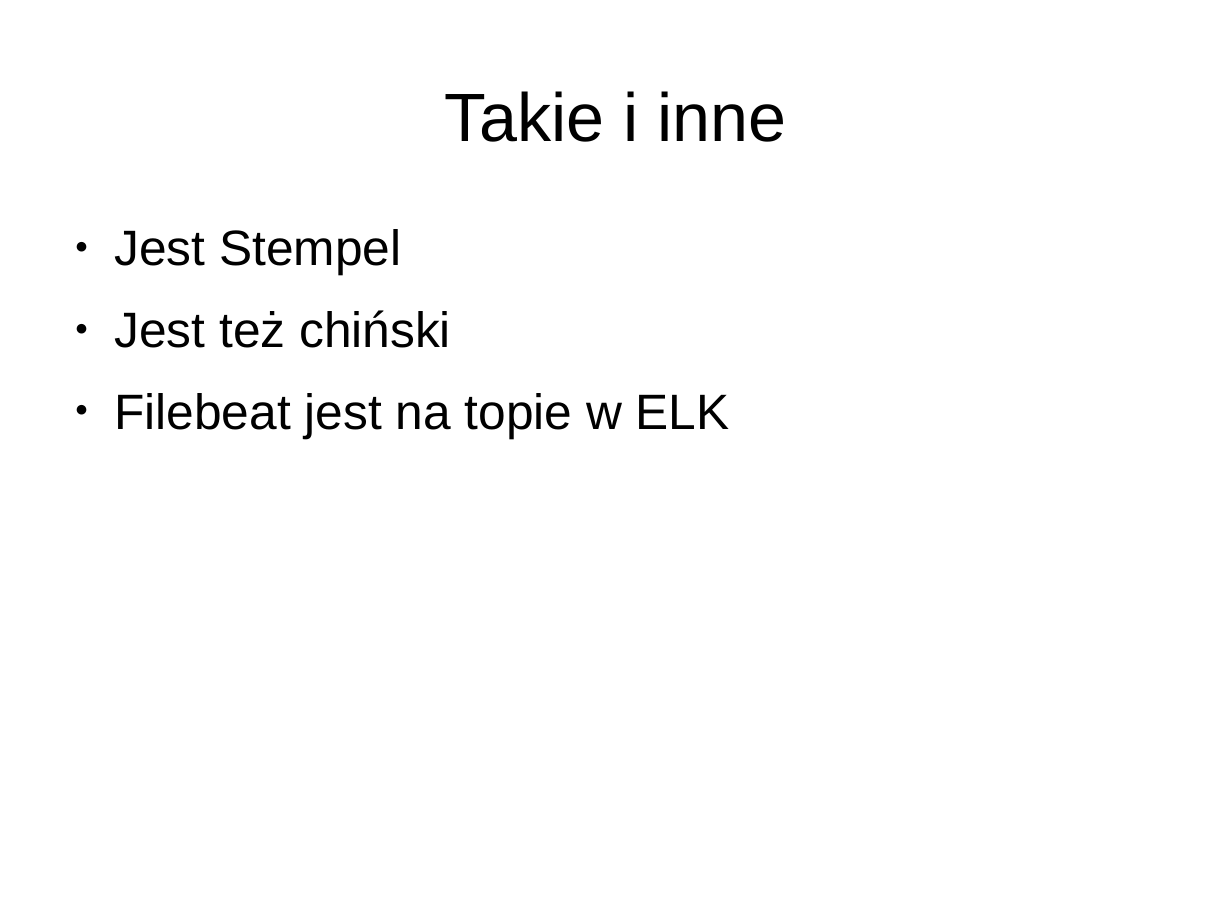
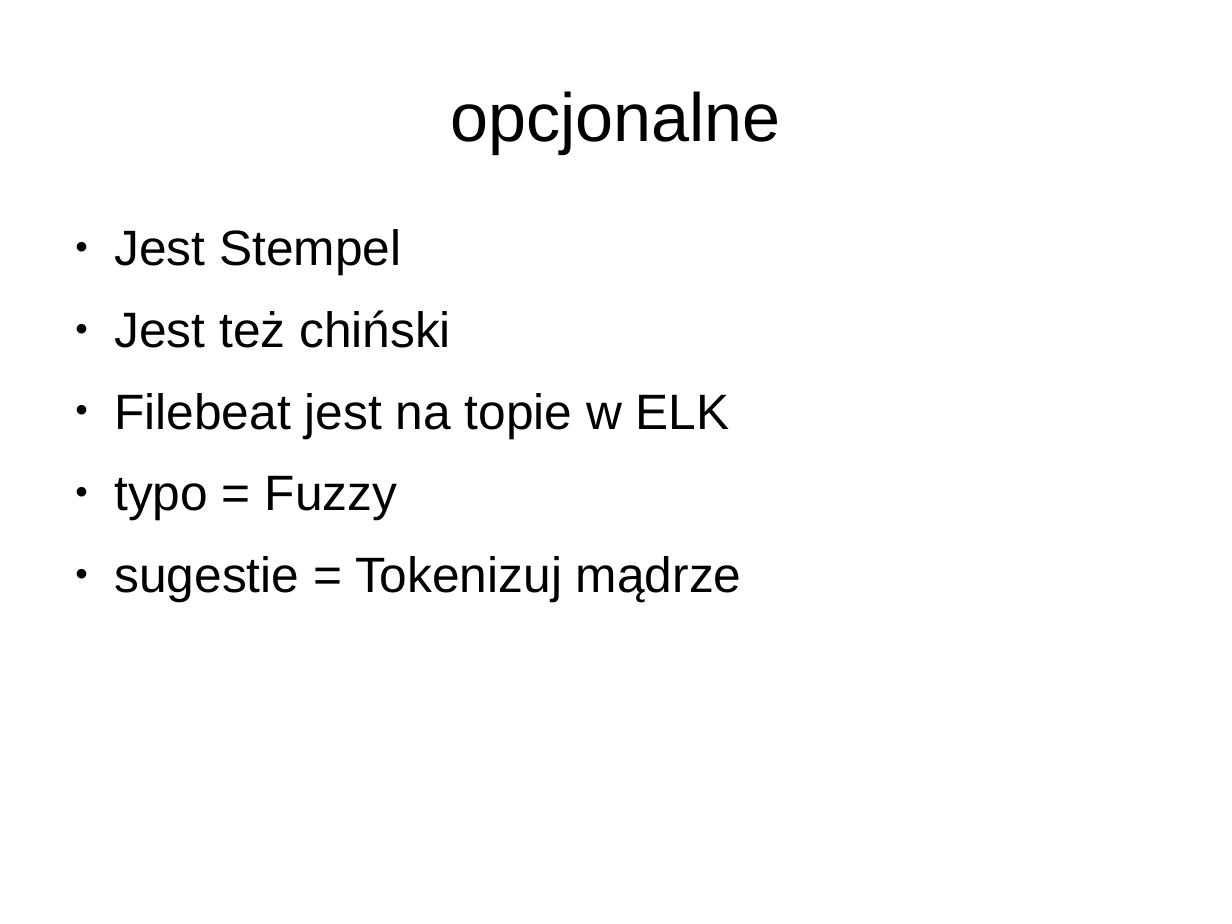
Before and after one commit to lukaszkuczynski/nieszukaj, a slide deck: slide 33 of znajduj.odp. Drawn at 1232x924 pixels with LibreOffice and Linux fonts; fonts in the diff are those of the drawing. Boxes give left, top, right and bottom in pixels: in the first picture for what was removed or moved away, otherwise in the second. Text is boxed around its words. In the diff, an @@ line names an element or a change of style, - is before the commit and + after.

```diff
--- a/znajduj.odp
+++ b/znajduj.odp
@@ title at (451, 91, 781, 153): text changed @@
-Takie i inne
+opcjonalne
@@ text at (114, 475, 742, 601): paragraphs added @@
+● typo = Fuzzy
+● sugestie = Tokenizuj mądrze
```
Also in this commit, not shown: 12 other slides changed, 4 slides added, 5 slides removed.
